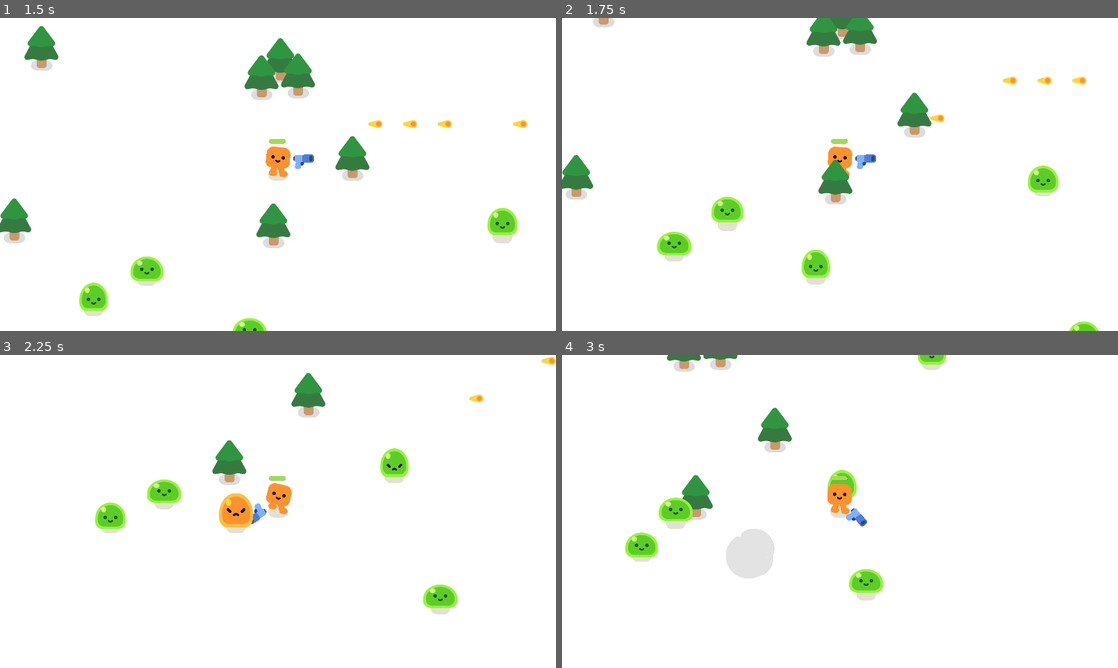
Above: before the commit, frames 1-4 (two rows, left to right).
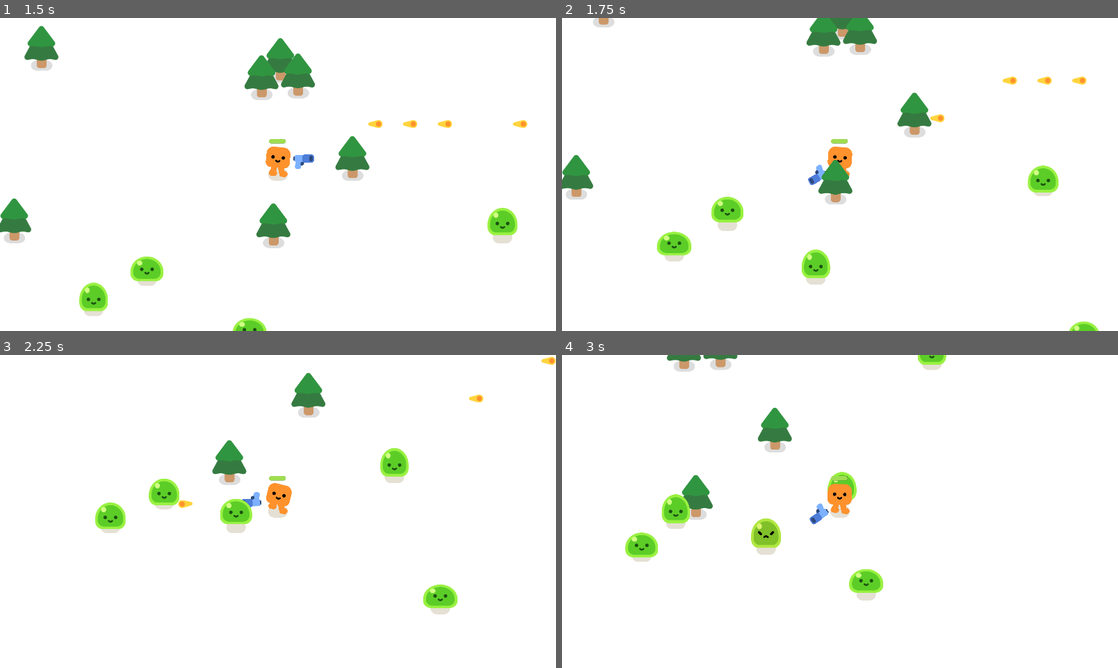
Above: after the commit, the same moments.

Repository: mvfranco94/2d-project-godot
Game: Godot game, scene res://survivors_game.tscn
Same seed, same stepped clock (60 frames per second), same inputs: the game is played once before the commit and once after it.
Inputs:
- Up to frame 1 (1.5 s): tap Enter at 0.5 s; hold D (move_right) 0.53-1.28 s; hold S (move_down) from 1.28 s (still down)
- Up to frame 2 (1.75 s): keep holding S (move_down)
- Up to frame 3 (2.25 s): release S (move_down) at 2.03 s; hold D (move_right) from 2.03 s (still down)
- Up to frame 4 (3 s): release D (move_right) at 2.78 s; hold W (move_up) from 2.78 s (still down)

Frame 1 is identical in both runs. In frame 2, 0.2% of the frame differs, in the area x 44-57%, y 43-54%; in frame 3, 1.0%; in frame 4, 1.8%, in the area x 17-55%, y 36-72%.

Commit message:
Refactor distance of the player to start shooting

Diff:
--- a/gun.tscn
+++ b/gun.tscn
@@ -4,7 +4,7 @@
 [ext_resource type="Texture2D" uid="uid://cswb5do8rrj7q" path="res://pistol/pistol.png" id="1_j4bci"]
 
 [sub_resource type="CircleShape2D" id="CircleShape2D_iclp3"]
-radius = 279.716
+radius = 504.049
 
 [node name="Gun" type="Area2D"]
 collision_layer = 0
